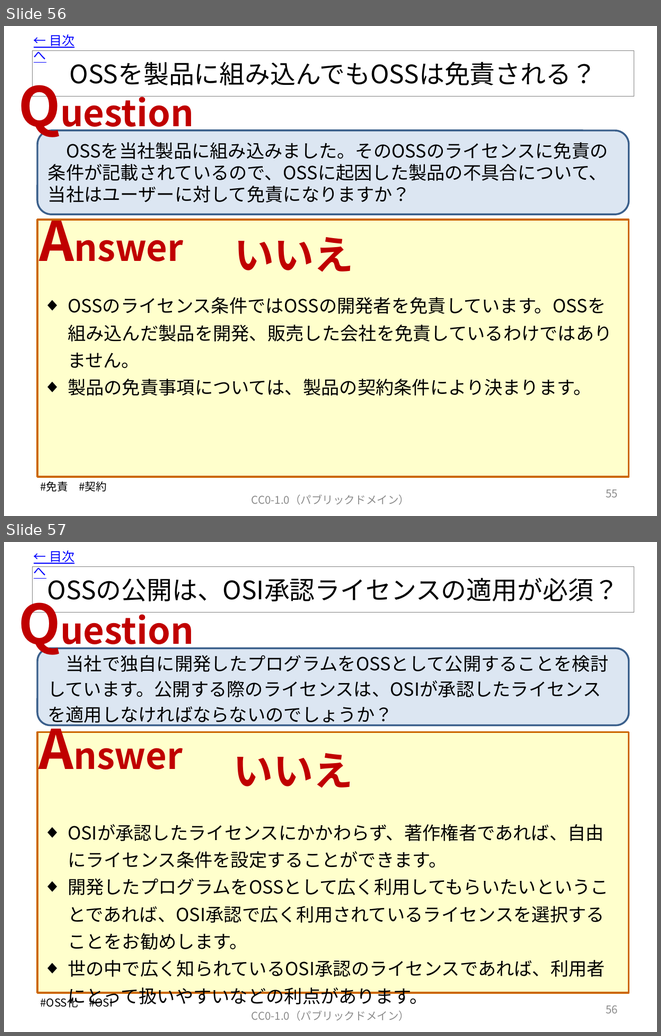
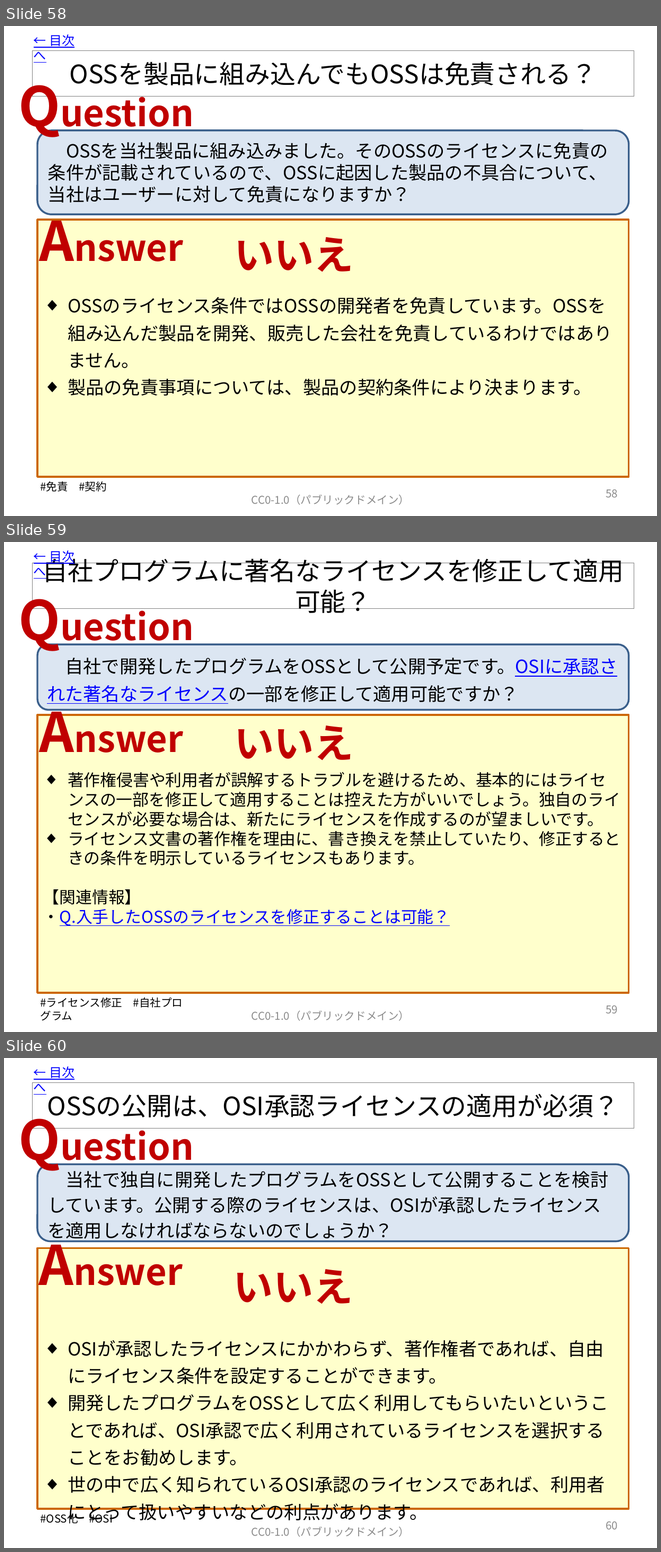
Before and after one commit to OpenChain-Project/OpenChain-JWG, a slide deck: Education_Material/FAQ/OSSライセンス関連でよくある誤解_CC0.pptx. Shown one above the other, each under a label of ours: slides 56 and 57 before the commit, slides 58, 59 and 60 after it. The pictures are 661x1036 and 661x1552 pixels, drawn with LibreOffice and Linux fonts; fonts in the diff are those of the drawing. Boxes give left, top, right and bottom in pixels: in the first picture for what was removed or moved away, otherwise in the second. Text is boxed around its words. In the diff, an @@ line names an element or a change of style, - is before the commit and + after.

```diff
--- a/Education_Material/FAQ/OSSライセンス関連でよくある誤解_CC0.pptx
+++ b/Education_Material/FAQ/OSSライセンス関連でよくある誤解_CC0.pptx
@@ slide 59 added at <box>4,542,657,1032</box>, background #FFFFFF @@
@@ text added at <box>34,550,74,580</box>, 14 pt, text #0000FF, underline @@
+← 目次へ
@@ title added at <box>32,563,634,609</box>, outline #808080 0.75 pt, 28 pt, text #000000 @@
+自社プログラムに著名なライセンスを修正して適用可能？
@@ text added at <box>12,582,212,655</box>, 40 pt, text #C00000, bold @@
+Question
@@ rounded rectangle added at <box>37,644,629,710</box>, fill #DCE6F2, outline #3A5F8C 2 pt, 20 pt, text #000000 @@
+自社で開発したプログラムをOSSとして公開予定です。OSIに承認された著名なライセンスの一部を修正して適用可能ですか？
@@ text added at <box>33,694,204,767</box>, 40 pt, text #C00000, bold @@
+Answer
@@ rectangle added at <box>37,714,629,992</box>, fill #FFFFCC, outline #CC6600 2 pt @@
@@ text added at <box>234,725,354,760</box>, 44 pt, text #C00000, bold @@
+いいえ
@@ text added at <box>43,772,620,926</box>, 18 pt, text #000000 @@
+◆ 著作権侵害や利用者が誤解するトラブルを避けるため、基本的にはライセンスの一部を修正して適用することは控えた方がいいでしょう。独自のライセンスが必要な場合は、新たにライセンスを作成するのが望ましいです。
+◆ ライセンス文書の著作権を理由に、書き換えを禁止していたり、修正するときの条件を明示しているライセンスもあります。
+【関連情報】
+・Q.入手したOSSのライセンスを修正することは可能？
@@ text added at <box>40,997,183,1007</box>, 12 pt, text #000000 @@
+#ライセンス修正 #自社プログラム
@@ text added at <box>252,1010,409,1021</box>, 12 pt, text #8C8C8C @@
+CC0-1.0（パブリックドメイン）
@@ page number added at <box>606,1005,618,1013</box>, 12 pt, text #8C8C8C @@
+59
@@ what was slide 56 is now slide 58 @@
@@ page number at <box>606,489,618,497</box>: text changed @@
-55
+58
@@ what was slide 57 is now slide 60 @@
@@ page number at <box>606,1521,618,1529</box>: text changed @@
-56
+60
```
Also in this commit, not shown: 3 slides changed, 5 other slides added, 1 other file.
